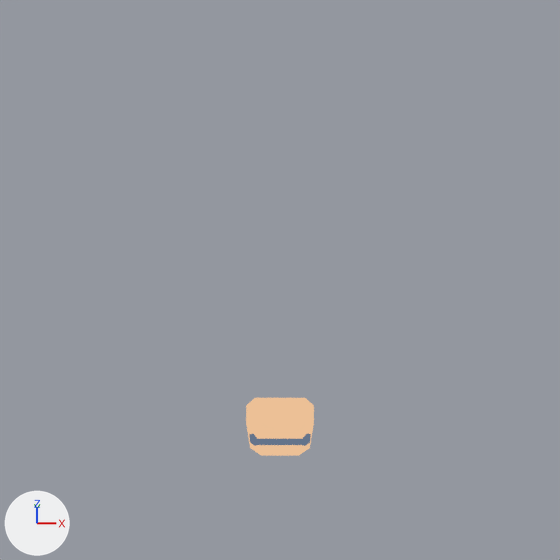
What one commit did to the Blender file tools/sprite-studio/player.blend.
Rendered twice from the file's camera 'StudioCam'. The axes (+X, +Y, +Z) are drawn at lower left. The lights are the same throughout. The picture after the commit comes second. The same objects are shown in both versions, whatever each file hides.

Names of what the first picture shows: 'Fem_BraBand', 'Fem_Chest'.
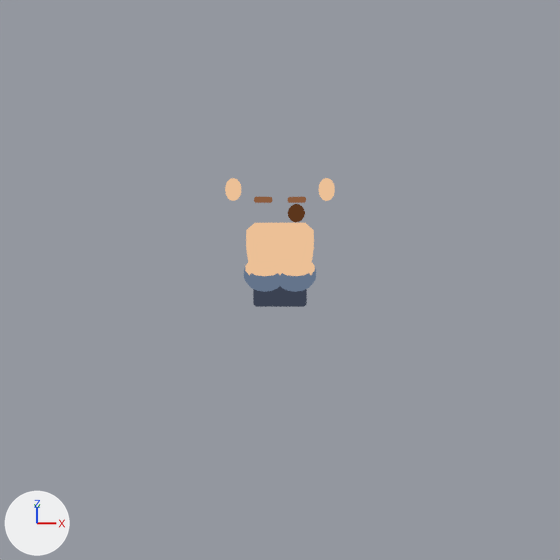
The change, as a diff of the scene's bpy script:
```diff
--- a/tools/sprite-studio/player.blend.py
+++ b/tools/sprite-studio/player.blend.py
@@ ob_fem_ear_l @@
 ob_fem_ear_l = bpy.data.objects.new('Fem_Ear_L', me_fem_ear_l)
-ob_fem_ear_l.location = (0.0, 0.0, 0.0)
+ob_fem_ear_l.location = (0.2, -0.01, 1.3)
@@ ob_fem_eyeiris_l @@
 ob_fem_eyeiris_l = bpy.data.objects.new('Fem_EyeIris_L', me_fem_eyeiris_l)
-ob_fem_eyeiris_l.location = (0.0, 0.0, 0.0)
+ob_fem_eyeiris_l.location = (0.07, -0.208, 1.326)
@@ ob_fem_brow_l @@
 ob_fem_brow_l = bpy.data.objects.new('Fem_Brow_L', me_fem_brow_l)
-ob_fem_brow_l.location = (0.0, 0.0, 0.0)
+ob_fem_brow_l.location = (0.072, -0.204, 1.396)
@@ ob_fem_ear_r @@
 ob_fem_ear_r = bpy.data.objects.new('Fem_Ear_R', me_fem_ear_r)
-ob_fem_ear_r.location = (0.0, 0.0, 0.0)
+ob_fem_ear_r.location = (-0.2, -0.01, 1.3)
@@ ob_fem_brow_r @@
 ob_fem_brow_r = bpy.data.objects.new('Fem_Brow_R', me_fem_brow_r)
-ob_fem_brow_r.location = (0.0, 0.0, 0.0)
+ob_fem_brow_r.location = (-0.072, -0.204, 1.396)
@@ ob_fem_chest @@
 ob_fem_chest = bpy.data.objects.new('Fem_Chest', me_fem_chest)
-ob_fem_chest.location = (0.0, 0.0, 0.0)
+ob_fem_chest.location = (0.0, -0.01, 0.96)
@@ ob_fem_braband @@
 ob_fem_braband = bpy.data.objects.new('Fem_BraBand', me_fem_braband)
-ob_fem_braband.location = (0.0, 0.0, 0.0)
+ob_fem_braband.location = (0.0, -0.012, 0.928)
@@ ob_fem_briefband @@
 ob_fem_briefband = bpy.data.objects.new('Fem_BriefBand', me_fem_briefband)
-ob_fem_briefband.location = (0.0, 0.0, 0.0)
+ob_fem_briefband.location = (0.0, 0.0, 0.742)
@@ ob_fem_bustskin_l @@
 ob_fem_bustskin_l = bpy.data.objects.new('Fem_BustSkin_L', me_fem_bustskin_l)
-ob_fem_bustskin_l.location = (0.0, 0.0, 0.0)
+ob_fem_bustskin_l.location = (0.066, -0.118, 0.932)
@@ ob_fem_bracup_l @@
 ob_fem_bracup_l = bpy.data.objects.new('Fem_BraCup_L', me_fem_bracup_l)
-ob_fem_bracup_l.location = (0.0, 0.0, 0.0)
+ob_fem_bracup_l.location = (0.066, -0.121, 0.928)
@@ ob_fem_bustskin_r @@
 ob_fem_bustskin_r = bpy.data.objects.new('Fem_BustSkin_R', me_fem_bustskin_r)
-ob_fem_bustskin_r.location = (0.0, 0.0, 0.0)
+ob_fem_bustskin_r.location = (-0.066, -0.118, 0.932)
@@ ob_fem_bracup_r @@
 ob_fem_bracup_r = bpy.data.objects.new('Fem_BraCup_R', me_fem_bracup_r)
-ob_fem_bracup_r.location = (0.0, 0.0, 0.0)
+ob_fem_bracup_r.location = (-0.066, -0.121, 0.928)
```

Location of each change, (x1, y1, x2, y2) in pixels of the pictures (560 x 560 px):
'Fem_Chest', moved
    before: (246, 398, 314, 456)
    after: (246, 223, 314, 263)
'Fem_BriefBand', moved (not visible before)
    after: (253, 286, 307, 307)
'Fem_BustSkin_L', moved (not visible before)
    after: (280, 258, 315, 276)
'Fem_BustSkin_R', moved (not visible before)
    after: (245, 258, 280, 276)
'Fem_BraCup_L', moved (not visible before)
    after: (280, 269, 316, 292)
'Fem_BraCup_R', moved (not visible before)
    after: (244, 269, 280, 292)
'Fem_BraBand', moved (not visible afterwards)
    before: (249, 434, 311, 446)
'Fem_Ear_L', moved (not visible before)
    after: (319, 178, 335, 201)
'Fem_Ear_R', moved (not visible before)
    after: (225, 178, 241, 201)
'Fem_EyeIris_L', moved (not visible before)
    after: (288, 204, 305, 222)
'Fem_Brow_L', moved (not visible before)
    after: (288, 197, 306, 203)
'Fem_Brow_R', moved (not visible before)
    after: (254, 197, 272, 203)
